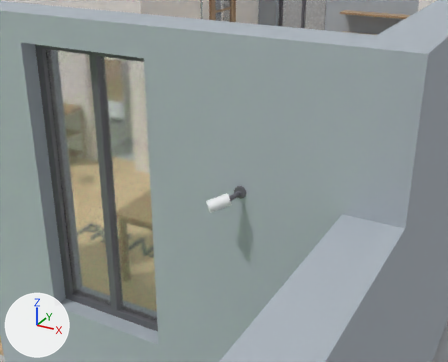
One commit to the glTF model public/models/house_raw.glb: the scene before it, then after it.
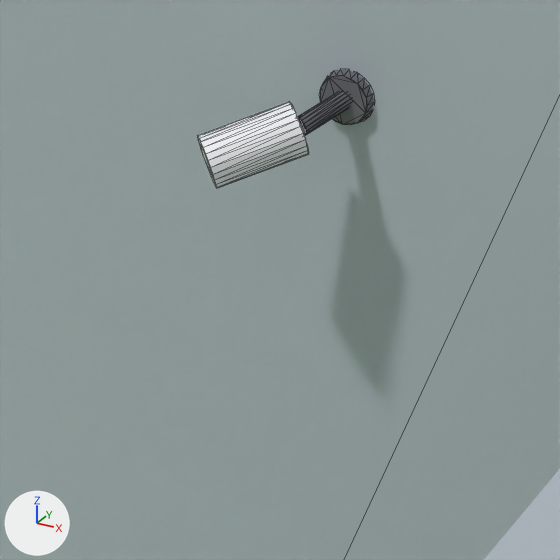
Each version is shown from a 50 mm camera at (14.688, -10.656, 3.541) aimed at (13.288, -8.111, 2.268), then close up on the part from 36% to 65% of the width and 47% to 82% of the height. Arrows for +X, +Y and +Z are at lower left; the lights stay in place. The older version's two pictures come first. The close-ups show mesh edges as thin lines. Where no turn or scale is listed for an object, it has been applied to the vertices. Vertices at exactly the same position are counted once.

The scene before the commit, as lines of its bpy script (objects in view):
```python
me_cylinder = bpy.data.meshes.new('Cylinder')
me_cylinder.from_pydata(...)  # a 24-sided cylinder along z spanning x -0.033..0.033, y -0.033..0.033, z -0.0575..0.0575
me_cylinder.materials.append(mat_mat_security_cam_white)  # white #f6f7f9
me_security_cam_portico_mount = bpy.data.meshes.new('Security_Cam_Portico_Mount')
me_security_cam_portico_mount.from_pydata(...)  # 72 vertices, 136 faces; spans x 13.3171..13.3871, y -8.1388..-8.048, z 2.1608..2.2308
me_security_cam_portico_mount.materials.append(mat_mat_infissi_antracite)  # grey #69696f
me_wall_dining_south_04 = bpy.data.meshes.new('Wall_Dining_South_04')
me_wall_dining_south_04.from_pydata(...)  # a box spanning x 12.78..13.9, y -8.05..-7.75, z 0.0..3.0
me_wall_dining_south_04.materials.append(mat_mat_intonaco_esterno_dark)  # light grey #afb8c0
ob_security_cam_portico_body = bpy.data.objects.new('Security_Cam_Portico_Body', me_cylinder)
ob_security_cam_portico_body.location = (13.291, -8.173, 2.17)
ob_security_cam_portico_body.rotation_euler = (1.292, 0.0, 2.313)  # degrees (74, 0, 133)
ob_security_cam_portico_mount = bpy.data.objects.new('Security_Cam_Portico_Mount', me_security_cam_portico_mount)
ob_security_cam_portico_mount.location = (0.0, 0.0, 0.0)
ob_wall_dining_south_04 = bpy.data.objects.new('Wall_Dining_South_04', me_wall_dining_south_04)
ob_wall_dining_south_04.location = (0.0, 0.0, 0.0)
# also in view: 'Muro_Cinta_Est' at (14.05, -13.64, 1.1)
```
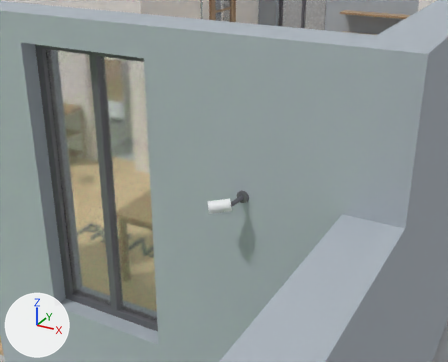
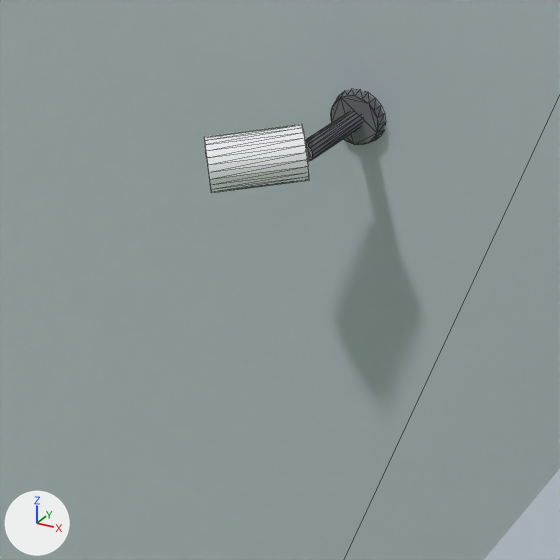
The change, as a diff of the scene's bpy script:
```diff
--- a/public/models/house_raw.glb.py
+++ b/public/models/house_raw.glb.py
@@ me_security_cam_portico_mount @@
 # used by ob_security_cam_portico_mount; location = (0.0, 0.0, 0.0)
-me_security_cam_portico_mount.from_pydata(...)  # 72 vertices, 136 faces; spans x 13.3171..13.3871, y -8.1388..-8.048, z 2.1608..2.2308
+me_security_cam_portico_mount.from_pydata(...)  # 72 vertices, 136 faces; spans x 13.3322..13.4022, y -8.1505..-8.048, z 2.1379..2.2079
+# me_security_cam_portico_mount part 1: the loose piece of 32 vertices spanning x 13.3205..13.3638, y -8.1388..-8.0518, z 2.1739..2.2077 is multiplied about its middle by the matrix ((1.007, -0.002, 0.007), (0.063, 1.131, 0.031), (0.0, 0.0, 1.002)), then moved by (0.0151, -0.006, -0.0229)
+# me_security_cam_portico_mount part 2: the loose piece of 40 vertices spanning x 13.3171..13.3871, y -8.062..-8.048, z 2.1608..2.2308 is moved by (0.0151, 0.0, -0.0229)
 me_security_cam_portico_mount.materials.append(mat_mat_infissi_antracite)
@@ ob_security_cam_portico_body @@
 ob_security_cam_portico_body = bpy.data.objects.new('Security_Cam_Portico_Body', me_cylinder)
-ob_security_cam_portico_body.location = (13.291, -8.173, 2.17)
-ob_security_cam_portico_body.rotation_euler = (1.292, 0.0, 2.313)  # degrees (74, 0, 133)
+ob_security_cam_portico_body.location = (13.3, -8.18, 2.157)
+ob_security_cam_portico_body.rotation_euler = (1.471, -0.0764, 2.172)  # degrees (84, -4.4, 124)
```

Where the change shows, as pixel boxes [x1, y1, x2, y2] in the close-ups (560 x 560 px; the box of a moved part takes in the faces that stretch with it):
'Security_Cam_Portico_Body', moved, turned
    before: [197, 101, 309, 188]
    after: [204, 124, 309, 193]
'Security_Cam_Portico_Mount', reshaped (7% taller)
    before: [298, 70, 374, 136]
    after: [305, 90, 385, 161]
part 1 of me_security_cam_portico_mount, moved or reshaped
    before: [298, 91, 351, 136]
    after: [305, 111, 362, 161]
part 2 of me_security_cam_portico_mount, moved or reshaped
    before: [320, 70, 374, 125]
    after: [331, 90, 385, 145]
